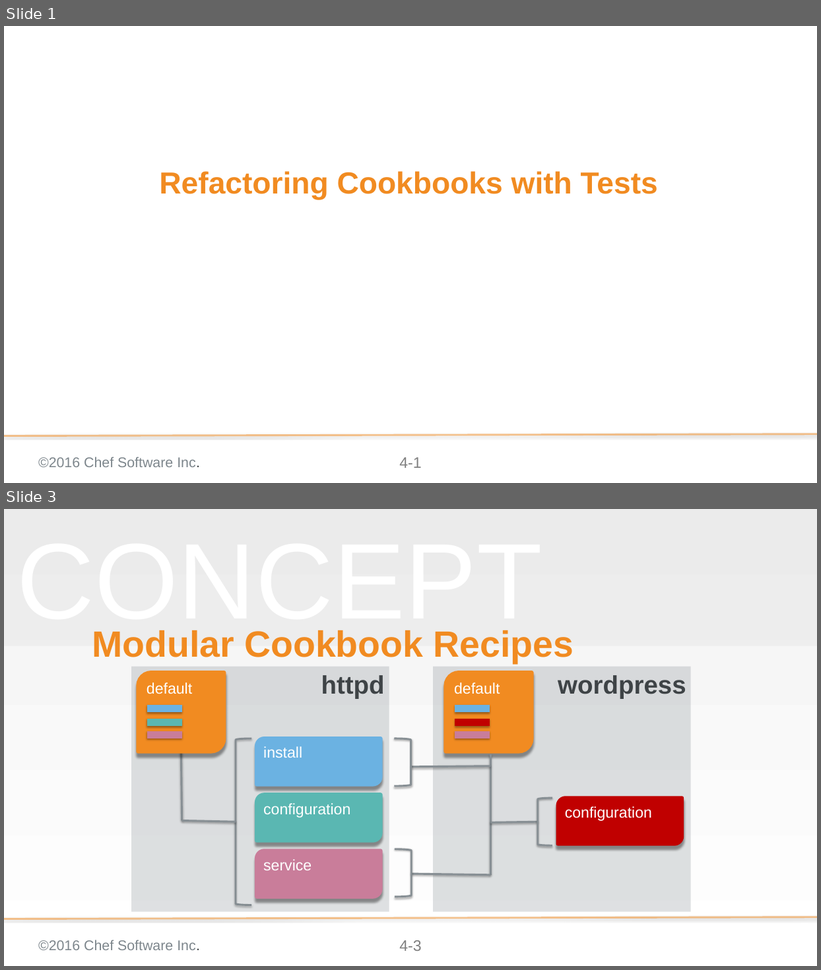
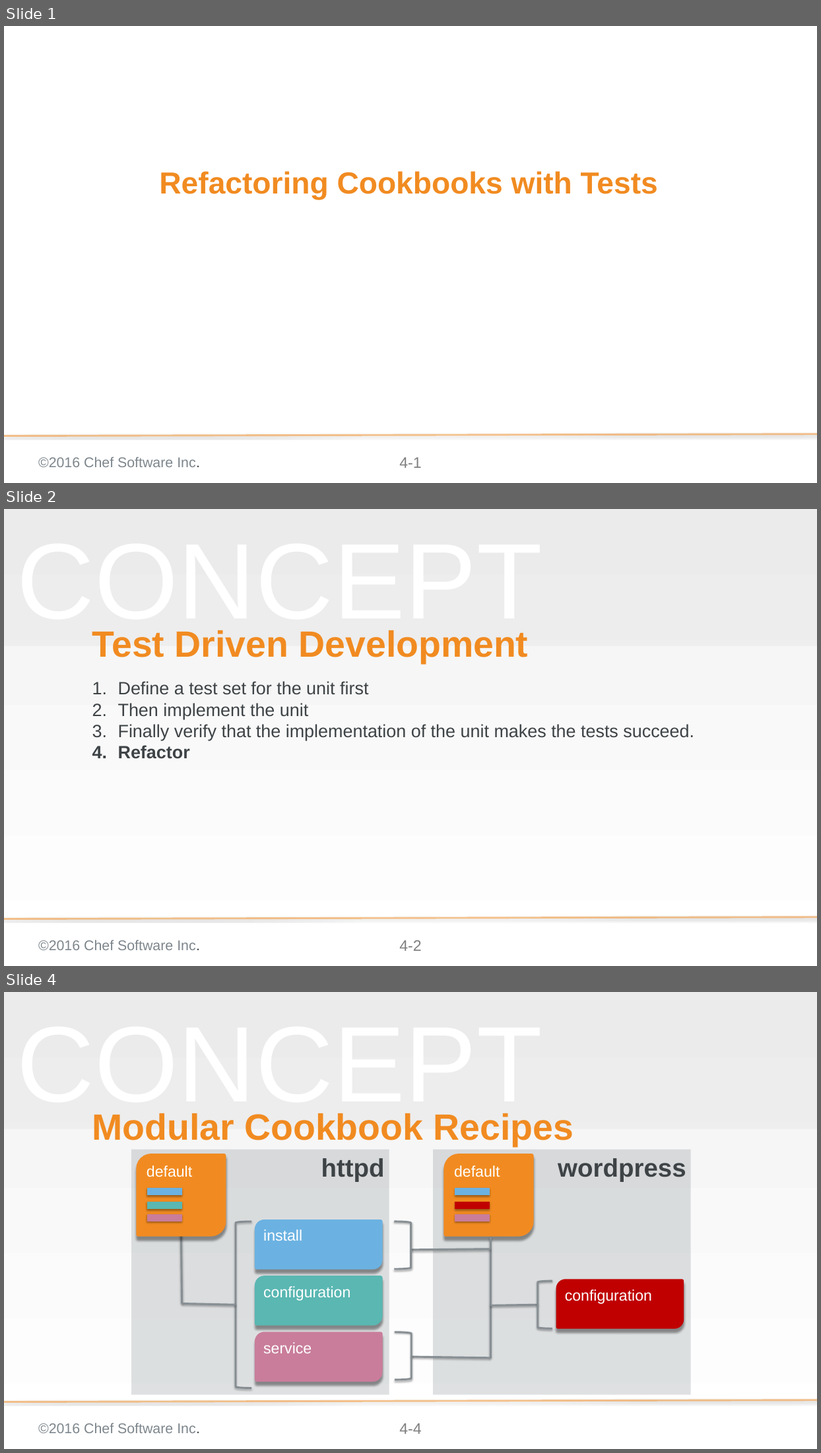
Before and after one commit to chef-training/test_driven_cookbook_development, a slide deck: 04-refactoring_cookbooks_with_tests.pptx. Shown one above the other, each under a label of ours: slides 1 and 3 before the commit, slides 1, 2 and 4 after it; the slides between them are not shown. The pictures are 821x970 and 821x1453 pixels, drawn with LibreOffice and Linux fonts; fonts in the diff are those of the drawing; background and template pictures are left out. Boxes give left, top, right and bottom in pixels: in the first picture for what was removed or moved away, otherwise in the second. Text is boxed around its words. In the diff, an @@ line names an element or a change of style, - is before the commit and + after.

```diff
--- a/04-refactoring_cookbooks_with_tests.pptx
+++ b/04-refactoring_cookbooks_with_tests.pptx
@@ slide 2 added at box(4, 509, 817, 966), background gradient #F2F2F2 to #FFFFFF; not listed: 5 template elements that a slide beside it also shows @@
@@ title added at box(92, 630, 529, 663), 57.6 pt, text #F18B21, bold @@
+Test Driven Development
@@ subtitle added at box(118, 681, 694, 759), 28 pt, text #3E4346 @@
+1. Define a test set for the unit first
+2. Then implement the unit
+3. Finally verify that the implementation of the unit makes the tests succeed.
+4. Refactor
@@ what was slide 3 is now slide 4 @@
@@ page number at box(399, 1424, 421, 1434): text changed @@
-4-3
+4-4
```
Also in this commit, not shown: 13 slides changed, 1 other slide added.
